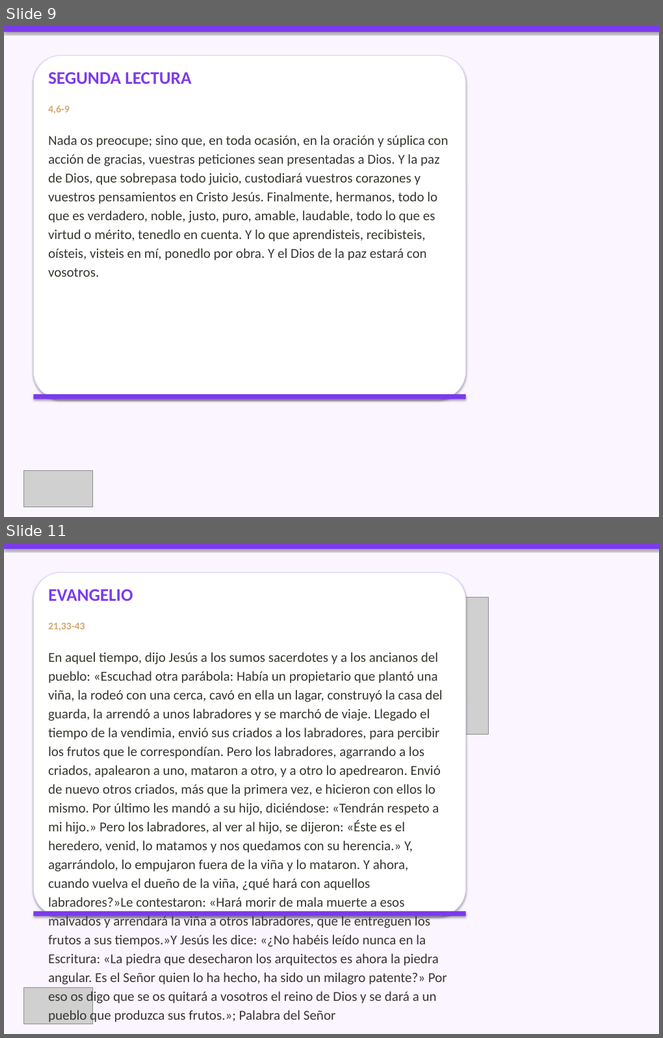
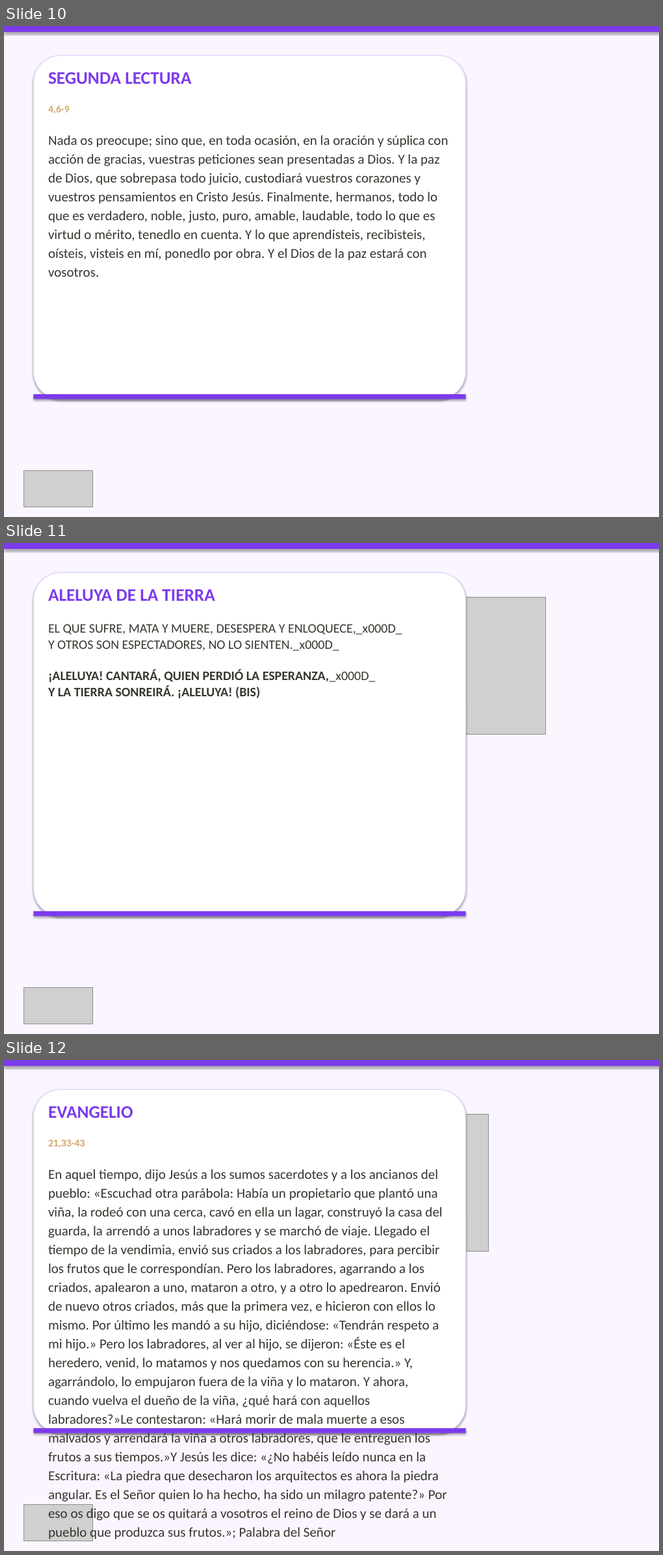
Before and after one commit to CC5M5/CCE-M5, a slide deck: presentaciones_html/2026-10-04_presentacion/2026-10-04_presentacion.pptx. Shown one above the other, each under a label of ours: slides 9 and 11 before the commit, slides 10, 11 and 12 after it; the slides between them are not shown. The pictures are 663x1038 and 663x1555 pixels, drawn with LibreOffice and Linux fonts; fonts in the diff are those of the drawing; grey boxes stand for pictures. Boxes give left, top, right and bottom in pixels: in the first picture for what was removed or moved away, otherwise in the second. Text is boxed around its words. In the diff, an @@ line names an element or a change of style, - is before the commit and + after.

```diff
--- a/presentaciones_html/2026-10-04_presentacion/2026-10-04_presentacion.pptx
+++ b/presentaciones_html/2026-10-04_presentacion/2026-10-04_presentacion.pptx
@@ slide 11 added at (x1=4, y1=543, x2=659, y2=1034), background #FAF5FF @@
@@ rectangle added at (x1=4, y1=543, x2=659, y2=549), fill #7C3AED @@
@@ rounded rectangle added at (x1=33, y1=572, x2=466, y2=917), fill #FFFFFF, outline #DDD6FE 1 pt @@
@@ text added at (x1=48, y1=589, x2=402, y2=698), 19 pt, text #37352F @@
+ALELUYA DE LA TIERRA
+EL QUE SUFRE, MATA Y MUERE, DESESPERA Y ENLOQUECE,_x000D_
+Y OTROS SON ESPECTADORES, NO LO SIENTEN._x000D_
+¡ALELUYA! CANTARÁ, QUIEN PERDIÓ LA ESPERANZA,_x000D_
+Y LA TIERRA SONREIRÁ. ¡ALELUYA! (BIS)
@@ picture added at (x1=363, y1=597, x2=546, y2=735) @@
@@ rectangle added at (x1=33, y1=912, x2=466, y2=917), fill #7C3AED @@
@@ picture added at (x1=24, y1=988, x2=92, y2=1025) @@
@@ what was slide 9 is now slide 10 @@
@@ what was slide 11 is now slide 12 @@
```
Also in this commit, not shown: 8 slides changed, 9 other slides added, 8 slides removed, 35 other files.
